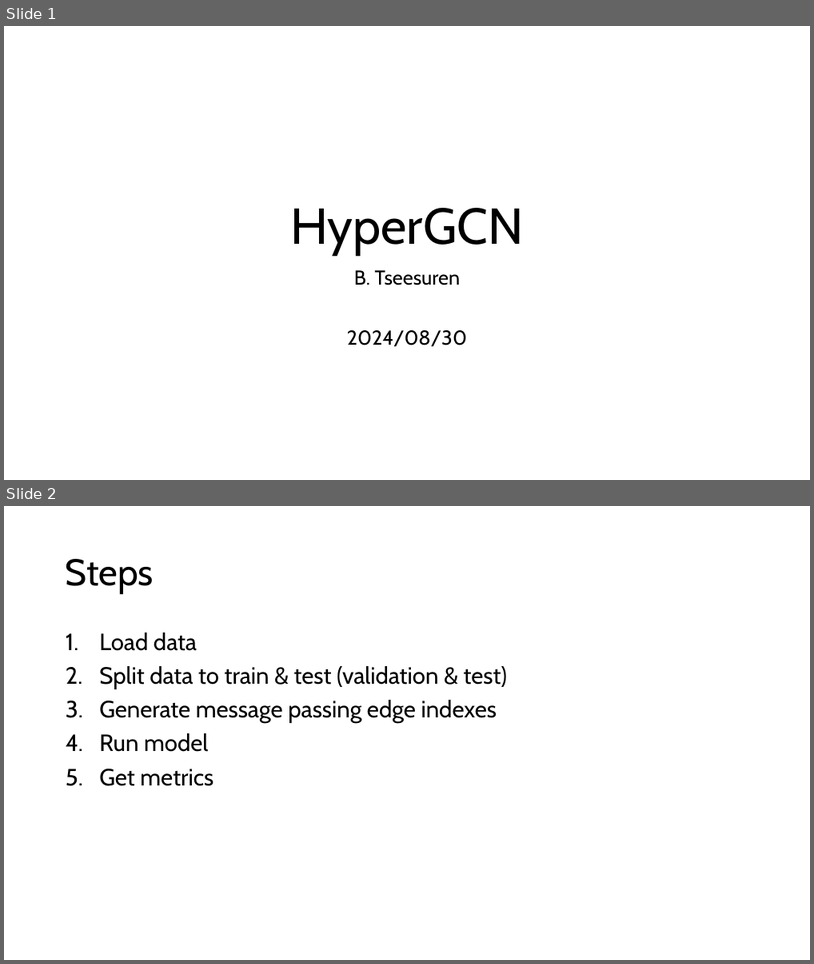
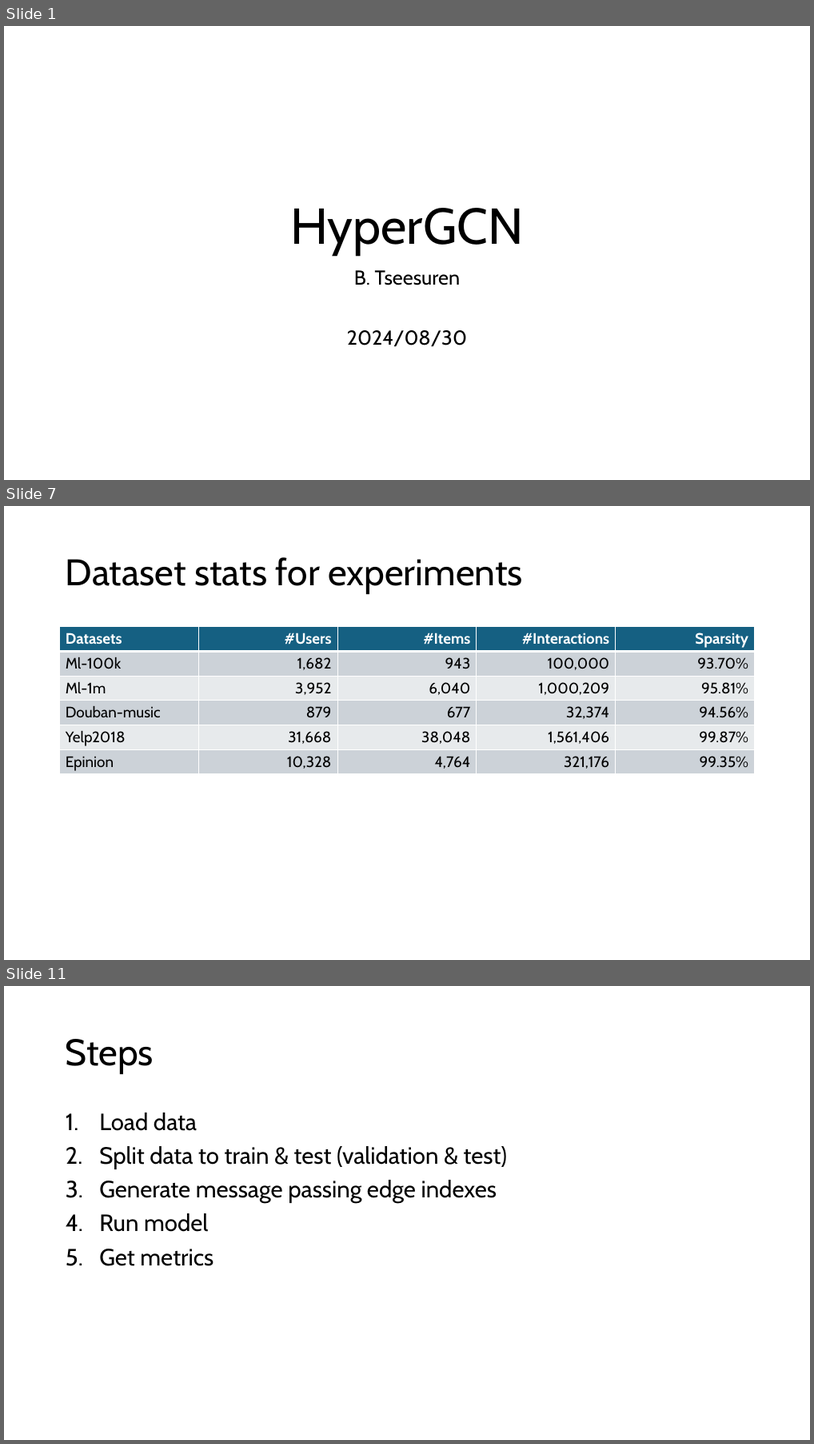
Before and after one commit to tseesurenb/hyperGCN, a slide deck: ppt/HyperGCN_20240830.pptx. Shown one above the other, each under a label of ours: slides 1 and 2 before the commit, slides 1, 7 and 11 after it; the slides between them are not shown. The pictures are 814x964 and 814x1444 pixels, drawn with LibreOffice and Linux fonts; fonts in the diff are those of the drawing. Boxes give left, top, right and bottom in pixels: in the first picture for what was removed or moved away, otherwise in the second. Text is boxed around its words. In the diff, an @@ line names an element or a change of style, - is before the commit and + after.

```diff
--- a/ppt/HyperGCN_20240830.pptx
+++ b/ppt/HyperGCN_20240830.pptx
@@ slide 7 added at box(4, 506, 810, 960), background #FFFFFF @@
@@ title added at box(66, 557, 523, 594), 44 pt, text #000000 @@
+Dataset stats for experiments
@@ table added at box(60, 627, 755, 774), 6 rows, 5 columns @@
+Datasets | #Users | #Items | #Interactions | Sparsity
+Ml-100k | 1,682 | 943 | 100,000 | 93.70%
+Ml-1m | 3,952 | 6,040 | 1,000,209 | 95.81%
+Douban-music | 879 | 677 | 32,374 | 94.56%
+Yelp2018 | 31,668 | 38,048 | 1,561,406 | 99.87%
+Epinion | 10,328 | 4,764 | 321,176 | 99.35%
@@ what was slide 2 is now slide 11 @@
```
Also in this commit, not shown: 4 slides changed, 4 other slides added, 1 slide removed, 10 other files.
